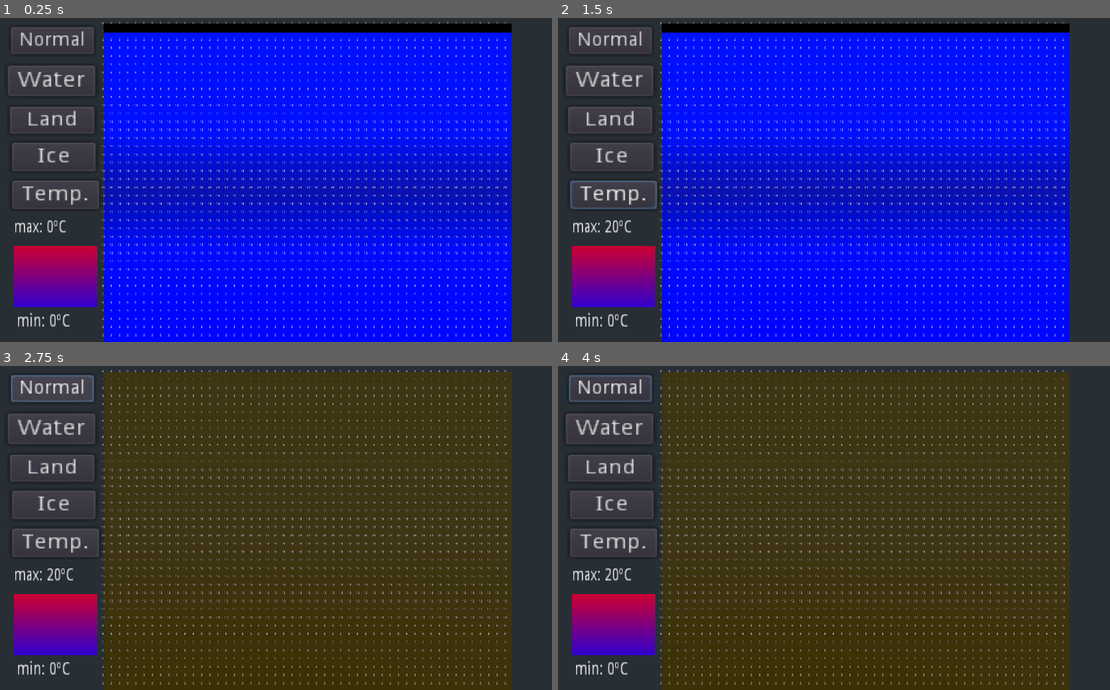
Above: before the commit, frames 1-4 (two rows, left to right).
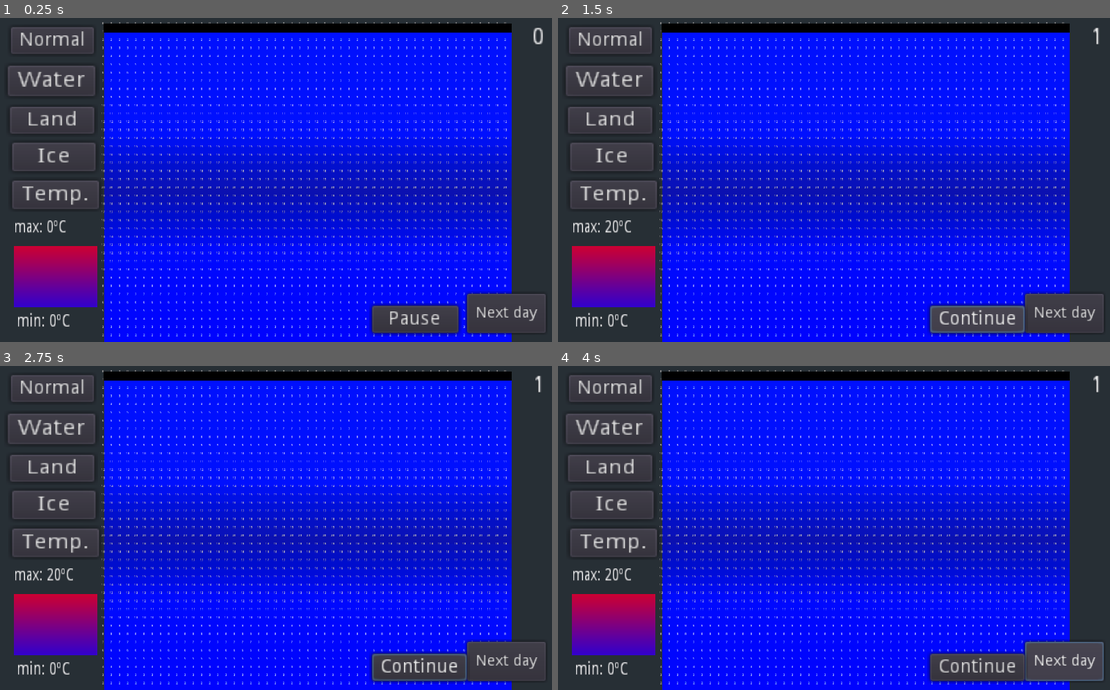
Above: after the commit, the same moments.

Repository: nestorac/earth
Game: Godot game, scene res://Globe.tscn
The game is run twice, just before and just after one commit, with the same random seed, the same clock (stepped at 60 frames per second) and the same inputs.
Inputs (mouse positions are in pixels of both pictures, inside the frame that each line leads up to):
- Up to frame 1 (0.25 s): no input
- Up to frame 2 (1.5 s): click "Temp." at 0.5 s; click (972, 319) at 1.25 s, where only the run after the commit has a clickable "Pause"
- Up to frame 3 (2.75 s): click "Normal" at 2 s
- Up to frame 4 (4 s): click "Normal" at 2.75 s; click (1065, 660) at 3.5 s, where only the run after the commit has a clickable "Next day"

The runs differ from the first frame. In frame 1, 3.0% of the frame differs, in the area x 66-99%, y 3-99%; in frame 2, 3.2%; in frame 3, 73%; in frame 4, 73%, in the area x 2-99%, y 1-100%.

Commit message:
Now with turns, play and pause.

Diff:
--- a/Globe.tscn
+++ b/Globe.tscn
@@ -1,6 +1,7 @@
-[gd_scene load_steps=8 format=2]
+[gd_scene load_steps=9 format=2]
 
 [ext_resource path="res://Scripts/Game.gd" type="Script" id=1]
+[ext_resource path="res://Scripts/Debugging.gd" type="Script" id=2]
 [ext_resource path="res://Scripts/CamBase.gd" type="Script" id=3]
 [ext_resource path="res://Scripts/UImenu.gd" type="Script" id=5]
 [ext_resource path="res://Scripts/World.gd" type="Script" id=7]
@@ -117,6 +118,36 @@
 rect_scale = Vector2( 1.70223, 2.30568 )
 text = "max: 0ºC"
 
+[node name="Debugging" type="Control" parent="UI"]
+anchor_right = 1.0
+anchor_bottom = 1.0
+script = ExtResource( 2 )
+
+[node name="DebuggingNextDay" type="Button" parent="UI/Debugging"]
+margin_left = 865.0
+margin_top = 511.0
+margin_right = 937.0
+margin_bottom = 547.0
+rect_scale = Vector2( 2.01518, 2.01335 )
+text = "Next day"
+
+[node name="debugging_day" type="Label" parent="UI/Debugging"]
+margin_left = 889.0
+margin_top = 17.0
+margin_right = 929.0
+margin_bottom = 31.0
+rect_scale = Vector2( 2.97483, 3.13842 )
+text = "0"
+align = 2
+
+[node name="DebuggingPause" type="Button" parent="UI/Debugging"]
+margin_left = 690.0
+margin_top = 533.0
+margin_right = 753.0
+margin_bottom = 553.0
+rect_scale = Vector2( 2.53245, 2.52203 )
+text = "Pause"
+
 [node name="TurnTimer" type="Timer" parent="."]
 autostart = true
 
@@ -125,4 +156,6 @@
 [connection signal="button_up" from="UI/BtIce" to="UI" method="_on_BtIce_button_up"]
 [connection signal="button_up" from="UI/BtTemp" to="UI" method="_on_BtTemp_button_up"]
 [connection signal="button_up" from="UI/BtNormal" to="UI" method="_on_BtNormal_button_up"]
+[connection signal="pressed" from="UI/Debugging/DebuggingPause" to="." method="_on_DebuggingPause_pressed"]
 [connection signal="timeout" from="TurnTimer" to="." method="_on_TurnTimer_timeout"]
+[connection signal="timeout" from="TurnTimer" to="UI/Debugging" method="_on_TurnTimer_timeout"]
--- /dev/null
+++ b/Scripts/Debugging.gd
@@ -0,0 +1,22 @@
+extends Control
+
+onready var debugging_day = $debugging_day
+
+# Declare member variables here. Examples:
+# var a = 2
+# var b = "text"
+
+
+# Called when the node enters the scene tree for the first time.
+func _ready():
+	pass # Replace with function body.
+
+
+# Called every frame. 'delta' is the elapsed time since the previous frame.
+#func _process(delta):
+#	pass
+
+
+func _on_TurnTimer_timeout():
+	debugging_day.text = str(GlobalVars.day)
+	pass # Replace with function body.
--- a/Scripts/Game.gd
+++ b/Scripts/Game.gd
@@ -7,9 +7,19 @@
 func _ready():
 	pass # Replace with function body.
 
+func _on_DebuggingPause_pressed():
+	pause_days()
 
+func pause_days():
+	if $TurnTimer.paused:
+		$TurnTimer.paused = false
+		$UI/Debugging/DebuggingPause.text = "Pause"
+	else:
+		$TurnTimer.paused = true
+		$UI/Debugging/DebuggingPause.text = "Continue"
 
 func _on_TurnTimer_timeout():
+	GlobalVars.day += 1
 	var ui_min_temp = $UI/min_temp
 	var ui_max_temp = $UI/max_temp
 	var world = $World
@@ -28,4 +38,7 @@
 	ui_max_temp.set_text(str("max: ", world_max_temp, "ºC"))
 	ui_min_temp.set_text(str("min: ", world_min_temp, "ºC"))
 
-	mmi.next_turn()
+	print ("max: ", world_max_temp, "ºC")
+	print ("min: ", world_min_temp, "ºC")
+
+	mmi.next_day()
--- a/Scripts/GlobalVars.gd
+++ b/Scripts/GlobalVars.gd
@@ -4,6 +4,8 @@
 
 export var color_min = Color (0.0, 0.0, 1.0, 1.0)
 export var color_max = Color (1.0, 0.0, 0.0, 1.0)
+
+export var day = 0
 
 func log_color(color_a:Color, color_b:Color, t:float):
 
--- a/Scripts/Square.gd
+++ b/Scripts/Square.gd
@@ -125,7 +125,7 @@
 
 	color = GlobalVars.color_min.linear_interpolate(GlobalVars.color_max, log(value))
 
-	print ("Value: ", value, " log(value); ", log(value))
+#	print ("Value: ", value, " log(value); ", log(value))
 
 	material.albedo_color = color
 
--- a/Scripts/World.gd
+++ b/Scripts/World.gd
@@ -66,12 +66,12 @@
 	for square in squares:
 		square.draw_square_temp(min_temp_c,max_temp_c)
 		square.escaque_label.text = str(square.temperature_celsius)
-		print ("temp: ", square.temperature_celsius, ", min: ", min_temp_c, ", max: ", max_temp_c)
+#		print ("temp: ", square.temperature_celsius, ", min: ", min_temp_c, ", max: ", max_temp_c)
 
 
 
 # iterate: perform the necessary steps to advance time by 1 day
-func next_turn():
+func next_day():
 
 	pass
 
